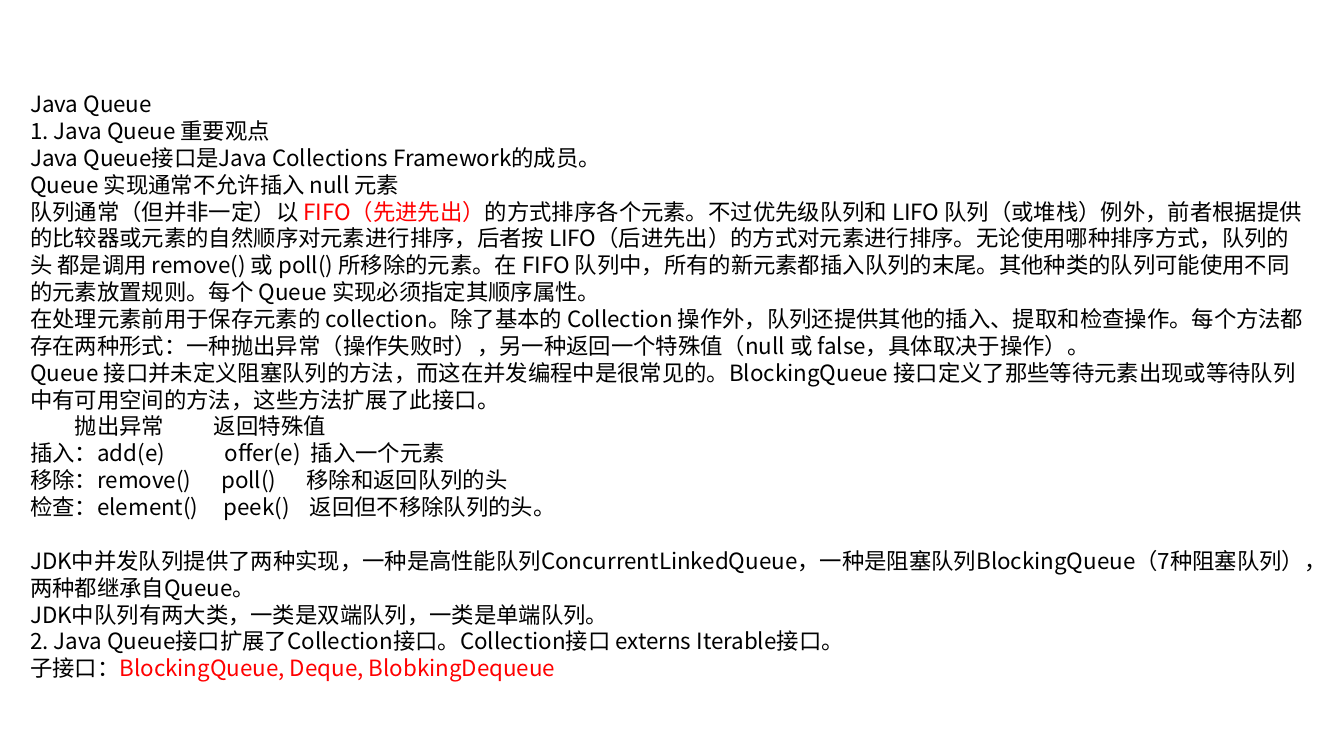
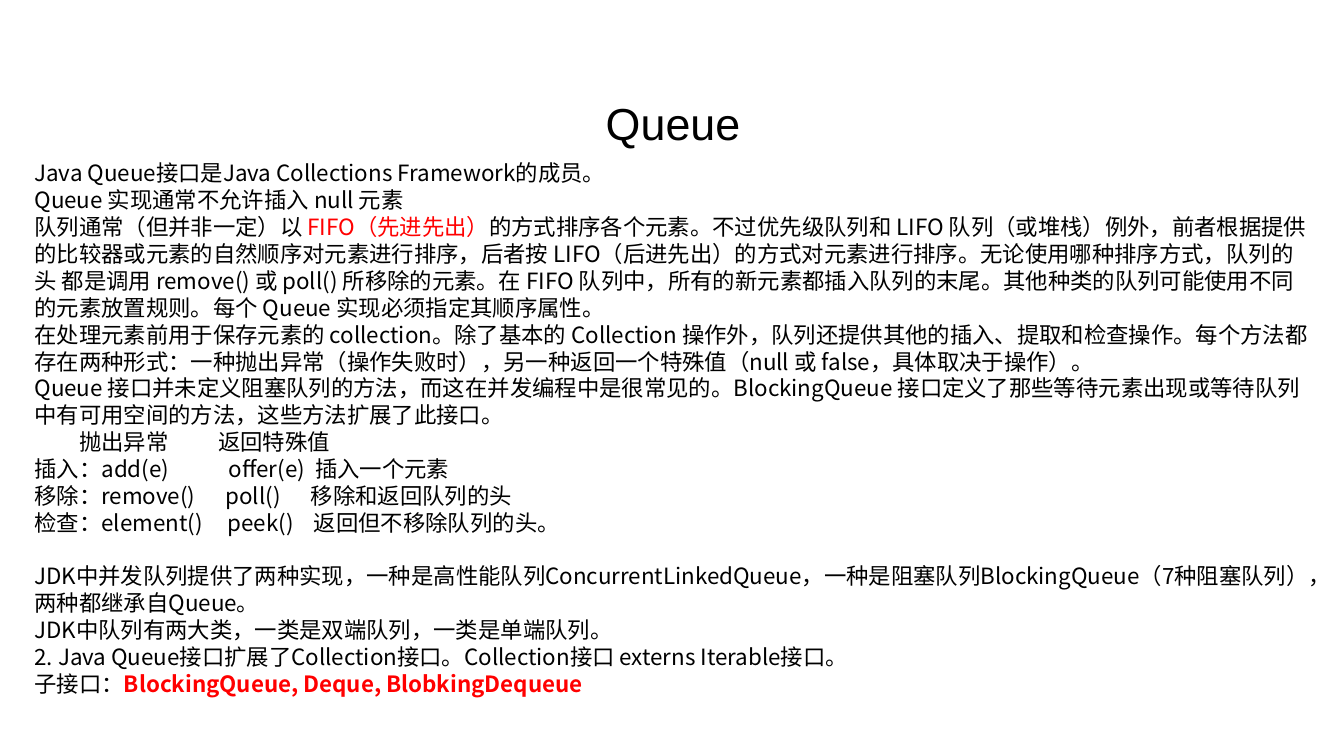
Before and after one commit to linkknown/PPT, a slide deck: slide 29 of 基础PPT/第7章：Java集合操作.pptx. Drawn at 1344x756 pixels with LibreOffice and Linux fonts; fonts in the diff are those of the drawing; background and template pictures are left out. Boxes give left, top, right and bottom in pixels: in the first picture for what was removed or moved away, otherwise in the second. Text is boxed around its words. In the diff, an @@ line names an element or a change of style, - is before the commit and + after.

```diff
--- a/基础PPT/第7章：Java集合操作.pptx
+++ b/基础PPT/第7章：Java集合操作.pptx
@@ text at (30,95,270,143): paragraphs removed @@
-Java Queue
-1. Java Queue 重要观点
@@ text added at (606,108,741,149), 32 pt, text #000000 @@
+Queue
@@ text "Java Queue接口是Java Collections Framework的成员。": place and size @@
-text "Java Queue接口是Java Collections Framework的成员。" at (30,95,1326,682)
+text "Java Queue接口是Java Collections Framework的成员。" at (34,162,1330,697)
@@ text at (34,673,582,697): bold on in "子接口：BlockingQueue, Deque, BlobkingDequeue" @@
```
Also in this commit, not shown: 13 other slides changed, 2 slides added, 2 slides removed, 1 other file.
